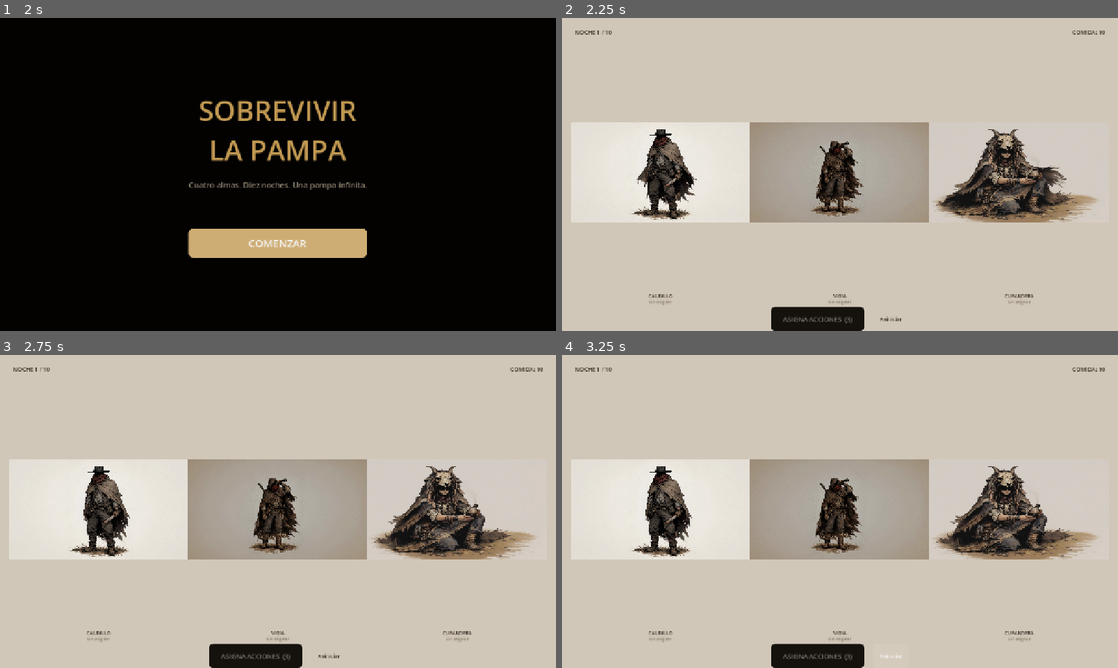
Above: before the commit, frames 1-4 (two rows, left to right).
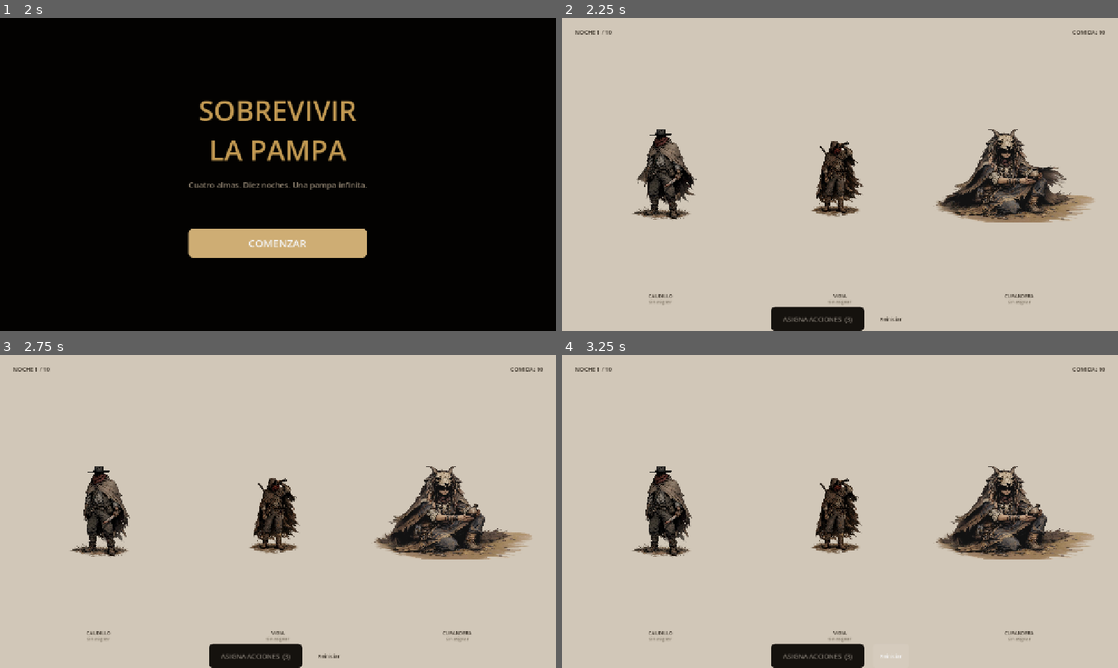
Above: after the commit, the same moments.

Repository: joacoague15/Arena-Godot
Game: Godot game, scene res://scenes/menu.tscn
Two runs of this game, one before a commit and one after it. Both use one fixed random seed, a clock stepped at 60 frames per second and the inputs below. Video files are missing from this copy of the repository; at most half a second of black plays in their place.
Inputs:
- Up to frame 1 (2 s): click "COMENZAR" at 0.5 s; click "COMENZAR" at 1.25 s
- Up to frame 2 (2.25 s): click "COMENZAR" at 2 s
- Up to frame 3 (2.75 s): no input
- Up to frame 4 (3.25 s): click "Reiniciar" at 2.75 s

Frame 1 is identical in both runs. In frame 2, 17% of the frame differs, in the area x 1-96%, y 33-66%; in frame 3, 18%; in frame 4, 18%.

Commit message:
new animations

Diff:
--- a/project.godot
+++ b/project.godot
@@ -8,11 +8,15 @@
 
 config_version=5
 
+[animation]
+
+compatibility/default_parent_skeleton_in_mesh_instance_3d=true
+
 [application]
 
 config/name="Sobrevivir la Pampa"
 run/main_scene="res://scenes/menu.tscn"
-config/features=PackedStringArray("4.3", "Forward Plus")
+config/features=PackedStringArray("4.6", "Forward Plus")
 
 [autoload]
 
Not shown, added: scripts/game_manager.gd.uid
Not shown, added: scripts/main.gd.uid
Not shown, added: scripts/menu.gd.uid
Binary file changed: sprites/caudillo/idle/frame_00.png
Not shown, changed: sprites/caudillo/idle/frame_00.png.import
Binary file changed: sprites/caudillo/idle/frame_01.png
Not shown, changed: sprites/caudillo/idle/frame_01.png.import
Binary file changed: sprites/caudillo/idle/frame_02.png
Not shown, changed: sprites/caudillo/idle/frame_02.png.import
Binary file changed: sprites/caudillo/idle/frame_03.png
Not shown, changed: sprites/caudillo/idle/frame_03.png.import
Binary file changed: sprites/caudillo/idle/frame_04.png
(and 41 more such lines)
